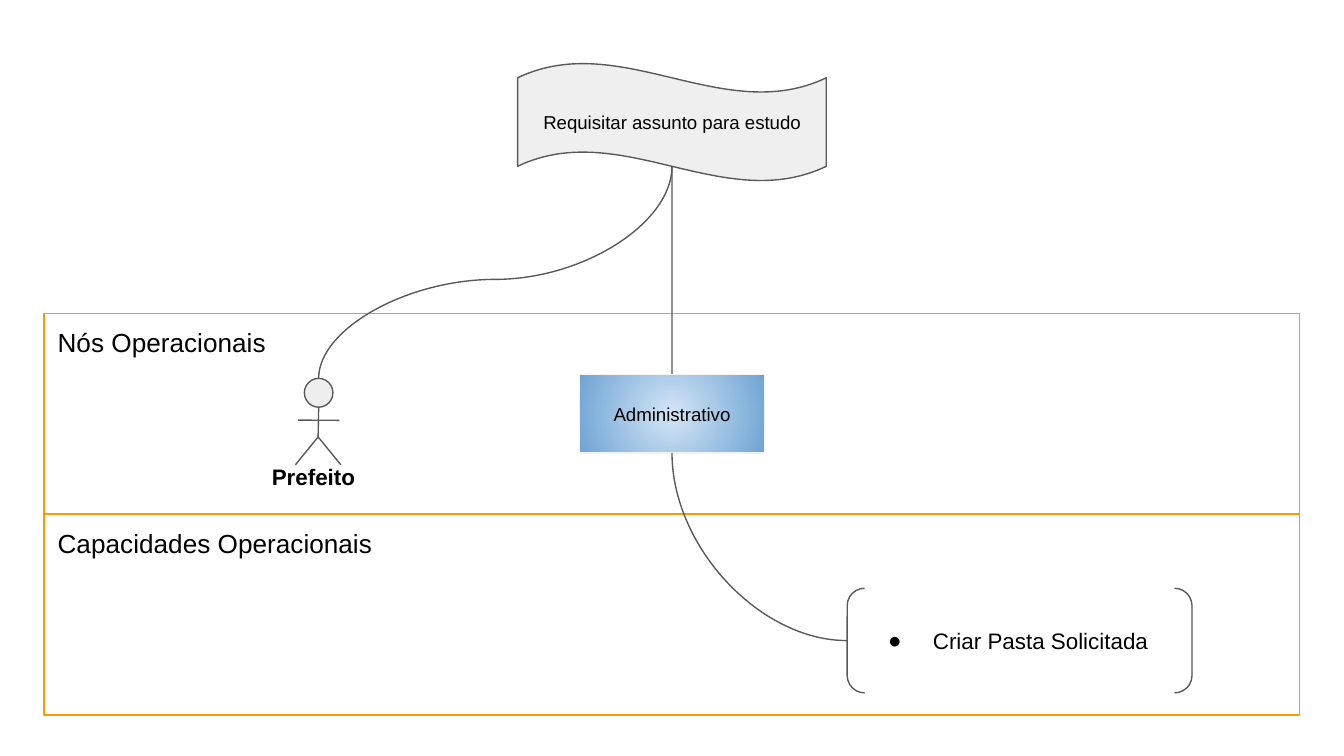
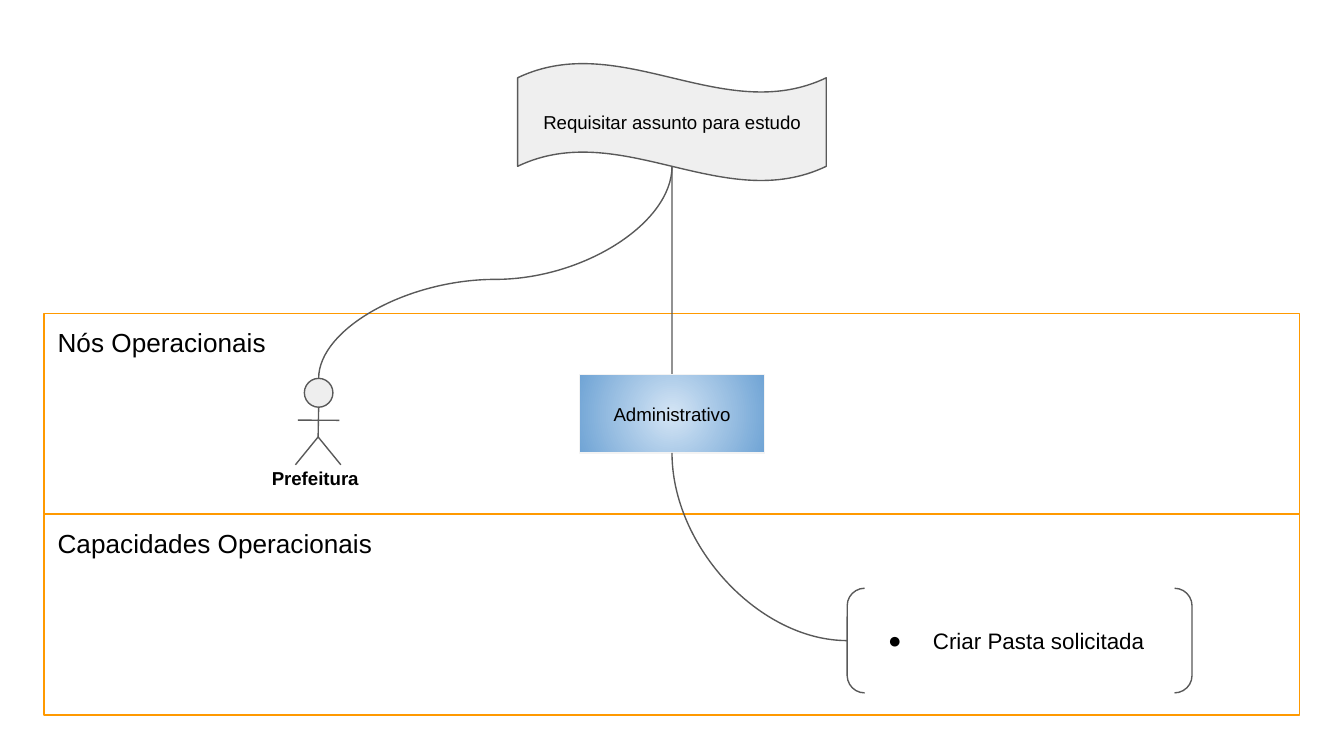
Before and after one commit to Archeros-Devs/Artefatos, a slide deck: slide 6 of 15 - Arquitetura de Negócio para cada Cenário.pptx (slide 4 before the commit). Drawn at 1344x756 pixels with LibreOffice and Linux fonts; fonts in the diff are those of the drawing. Boxes give left, top, right and bottom in pixels: in the first picture for what was removed or moved away, otherwise in the second. Text is boxed around its words. In the diff, an @@ line names an element or a change of style, - is before the commit and + after.

```diff
--- a/15 - Arquitetura de Negócio para cada Cenário.pptx
+++ b/15 - Arquitetura de Negócio para cada Cenário.pptx
@@ text at <box>272,471,359,486</box>: text changed; size 12 to 10 pt @@
-Prefeito
+Prefeitura
@@ text in bracket pair at <box>933,632,1144,650</box>: text changed @@
-● Criar Pasta Solicitada
+● Criar Pasta solicitada
```
Also in this commit, not shown: 4 other slides changed, 1 slide added, 23 other files.
